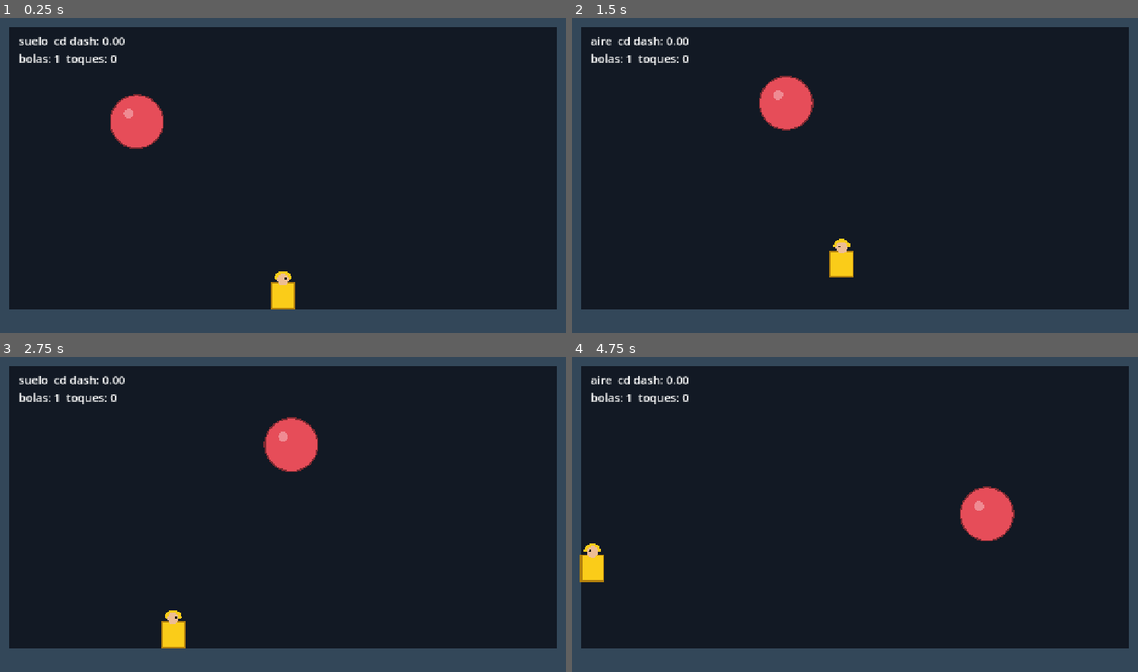
Above: before the commit, frames 1-4 (two rows, left to right).
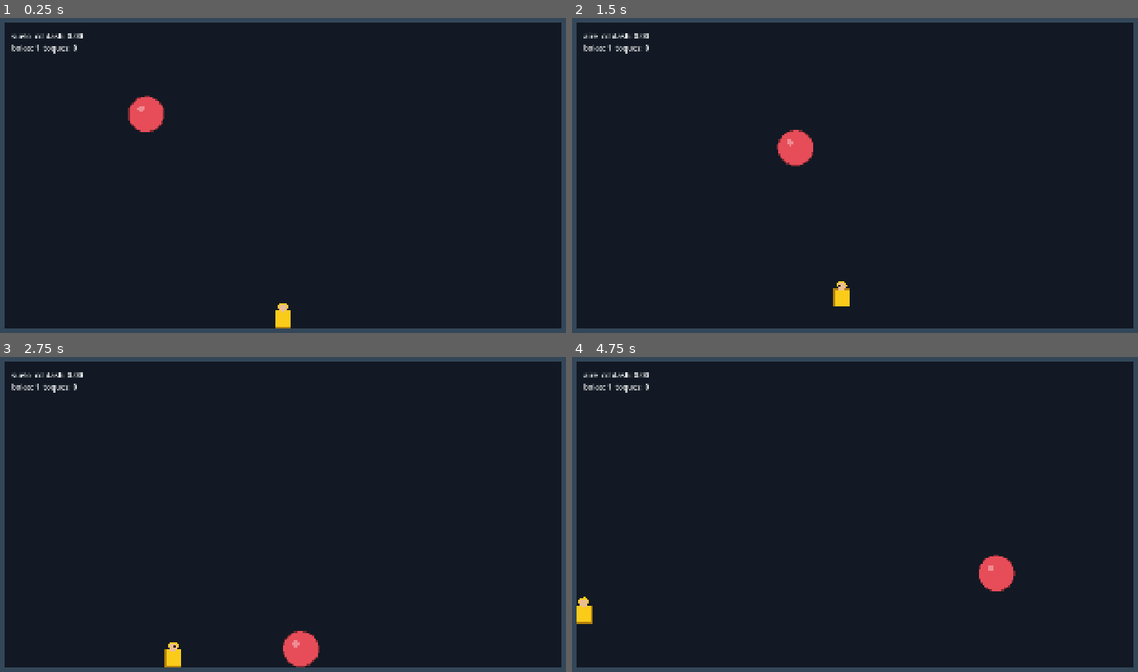
Above: after the commit, the same moments.

Repository: xNeku/fishmaboolla
Game: Godot game, scene res://scenes/main.tscn
Same seed, same stepped clock (60 frames per second), same inputs: the game is played once before the commit and once after it.
Inputs (mouse positions are in pixels of both pictures, inside the frame that each line leads up to):
- Up to frame 1 (0.25 s): no input
- Up to frame 2 (1.5 s): move the mouse to (990, 159) at 0.52 s; tap D (mover_der) at 0.6, 1.35 s; click (990, 159) at 0.67 s; tap Space (saltar) at 0.77 s; move the mouse to (730, 191) at 1.27 s; hold A (mover_izq) from 1.28 s (still down)
- Up to frame 3 (2.75 s): tap Space (saltar) at 1.52 s; move the mouse to (345, 438) at 2.02 s; release A (mover_izq) at 2.03 s; tap D (mover_der) at 2.1 s
- Up to frame 4 (4.75 s): move the mouse to (826, 583) at 2.77 s; tap D (mover_der) at 2.85, 3.6, 4.35 s; click (826, 583) at 2.92 s; tap Space (saltar) at 3.02, 3.77, 4.52 s; move the mouse to (1036, 564) at 3.52 s; hold A (mover_izq) from 3.53 s (still down); move the mouse to (673, 464) at 4.27 s

The runs differ from the first frame. In frame 1, 11% of the frame differs, in the area x 0-100%, y 1-99%; in frame 2, 12%; in frame 3, 12%; in frame 4, 12%.

Commit message:
Arena más grande y vista más alejada: 1920x1080, sala interior 1760x960
- Viewport 1920x1080; sala con paredes de 80 y techo/suelo de 60
- Velocidades y alturas de bolas escaladas (x1.5 en velocidad, x1.6 en altura)
- Marinero: velocidad lateral y dash x1.5 (salto y gravedad sin tocar)
- Escenas reposicionadas a la nueva sala

Co-Authored-By: Claude Sonnet 5.5 <noreply@anthropic.com>
Claude-Session: https://claude.ai/code/session_01Hu5F5bE3cxizNrca8PuRi9

Diff:
--- a/data/bolas/bola_grande.tres
+++ b/data/bolas/bola_grande.tres
@@ -7,8 +7,8 @@
 script = ExtResource("1_datos")
 id = &"bola_grande"
 radio = 56.0
-altura_rebote = 380.0
-velocidad_horizontal = 130.0
+altura_rebote = 600.0
+velocidad_horizontal = 195.0
 impulso_division = 380.0
 color = Color(0.9, 0.3, 0.35, 1)
 siguiente = ExtResource("2_siguiente")
--- a/data/bolas/bola_media.tres
+++ b/data/bolas/bola_media.tres
@@ -7,8 +7,8 @@
 script = ExtResource("1_datos")
 id = &"bola_media"
 radio = 36.0
-altura_rebote = 300.0
-velocidad_horizontal = 180.0
+altura_rebote = 480.0
+velocidad_horizontal = 270.0
 impulso_division = 380.0
 color = Color(0.95, 0.55, 0.25, 1)
 siguiente = ExtResource("2_siguiente")
--- a/data/bolas/bola_pequena.tres
+++ b/data/bolas/bola_pequena.tres
@@ -6,7 +6,7 @@
 script = ExtResource("1_datos")
 id = &"bola_pequena"
 radio = 20.0
-altura_rebote = 230.0
-velocidad_horizontal = 240.0
+altura_rebote = 370.0
+velocidad_horizontal = 360.0
 impulso_division = 380.0
 color = Color(0.55, 0.85, 0.95, 1)
--- a/data/jugador/jugador_base.tres
+++ b/data/jugador/jugador_base.tres
@@ -4,10 +4,10 @@
 
 [resource]
 script = ExtResource("1_cfg")
-velocidad_lateral = 420.0
+velocidad_lateral = 630.0
 gravedad = 2200.0
 velocidad_salto = 900.0
-dash_velocidad = 1100.0
+dash_velocidad = 1650.0
 dash_duracion = 0.15
 dash_cooldown = 0.4
 dash_invulnerable = true
--- a/project.godot
+++ b/project.godot
@@ -12,8 +12,8 @@
 
 [display]
 
-window/size/viewport_width=1280
-window/size/viewport_height=720
+window/size/viewport_width=1920
+window/size/viewport_height=1080
 window/stretch/mode="canvas_items"
 window/stretch/aspect="keep"
 window/handheld/orientation=0
--- a/scenes/main.tscn
+++ b/scenes/main.tscn
@@ -11,16 +11,16 @@
 [node name="Sala" parent="." instance=ExtResource("2_sala")]
 
 [node name="Jugador" parent="." instance=ExtResource("3_jugador")]
-position = Vector2(640, 640)
+position = Vector2(960, 1020)
 
 [node name="Bola" parent="." instance=ExtResource("4_bola")]
-position = Vector2(300, 200)
+position = Vector2(480, 300)
 
 [node name="Estado" type="Label" parent="."]
 mouse_filter = 2
-offset_left = 84.0
-offset_top = 60.0
-offset_right = 484.0
-offset_bottom = 120.0
+offset_left = 104.0
+offset_top = 84.0
+offset_right = 504.0
+offset_bottom = 144.0
 theme_override_font_sizes/font_size = 24
 text = "estado"
--- a/scenes/sala.tscn
+++ b/scenes/sala.tscn
@@ -7,35 +7,35 @@
 
 [node name="Techo" type="ColorRect" parent="."]
 mouse_filter = 2
-offset_right = 1280.0
-offset_bottom = 48.0
+offset_right = 1920.0
+offset_bottom = 60.0
 color = Color(0.2, 0.28, 0.35, 1)
 
 [node name="Suelo" type="ColorRect" parent="."]
 mouse_filter = 2
-offset_top = 640.0
-offset_right = 1280.0
-offset_bottom = 720.0
+offset_top = 1020.0
+offset_right = 1920.0
+offset_bottom = 1080.0
 color = Color(0.2, 0.28, 0.35, 1)
 
 [node name="ParedIzquierda" type="ColorRect" parent="."]
 mouse_filter = 2
-offset_top = 48.0
-offset_right = 64.0
-offset_bottom = 640.0
+offset_top = 60.0
+offset_right = 80.0
+offset_bottom = 1020.0
 color = Color(0.2, 0.28, 0.35, 1)
 
 [node name="ParedDerecha" type="ColorRect" parent="."]
 mouse_filter = 2
-offset_left = 1216.0
-offset_top = 48.0
-offset_right = 1280.0
-offset_bottom = 640.0
+offset_left = 1840.0
+offset_top = 60.0
+offset_right = 1920.0
+offset_bottom = 1020.0
 color = Color(0.2, 0.28, 0.35, 1)
 
 [node name="Limites" type="ReferenceRect" parent="."]
 mouse_filter = 2
-offset_left = 64.0
-offset_top = 48.0
-offset_right = 1216.0
-offset_bottom = 640.0
+offset_left = 80.0
+offset_top = 60.0
+offset_right = 1840.0
+offset_bottom = 1020.0
--- a/scripts/datos/jugador_config.gd
+++ b/scripts/datos/jugador_config.gd
@@ -4,7 +4,7 @@
 
 @export_group("Movimiento")
 ## Velocidad horizontal en px/s. Instantánea, sin aceleración.
-@export var velocidad_lateral: float = 420.0
+@export var velocidad_lateral: float = 630.0
 ## Gravedad en px/s². Más alta = salto más seco.
 @export var gravedad: float = 2200.0
 ## Velocidad inicial del salto en px/s. Altura ≈ v² / (2·g).
@@ -12,7 +12,7 @@
 
 @export_group("Dash")
 ## Velocidad horizontal durante el dash en px/s.
-@export var dash_velocidad: float = 1100.0
+@export var dash_velocidad: float = 1650.0
 ## Duración del dash en segundos. Distancia = velocidad × duración.
 @export var dash_duracion: float = 0.15
 ## Espera tras acabar un dash antes de poder hacer otro, en segundos.
--- a/scripts/jugador/jugador.gd
+++ b/scripts/jugador/jugador.gd
@@ -13,7 +13,7 @@
 
 @export var config: JugadorConfig
 ## Límites de la sala. El borde inferior es el suelo.
-@export var limites: Rect2 = Rect2(0.0, 0.0, 1280.0, 640.0)
+@export var limites: Rect2 = Rect2(80.0, 60.0, 1760.0, 960.0)
 
 var velocidad: Vector2 = Vector2.ZERO
 var direccion_mirada: int = 1
